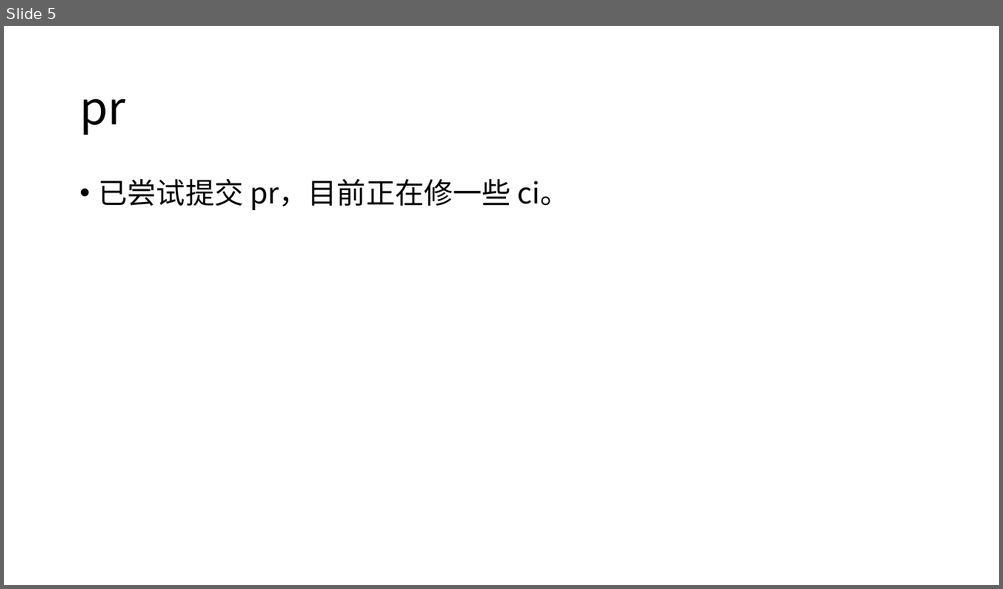
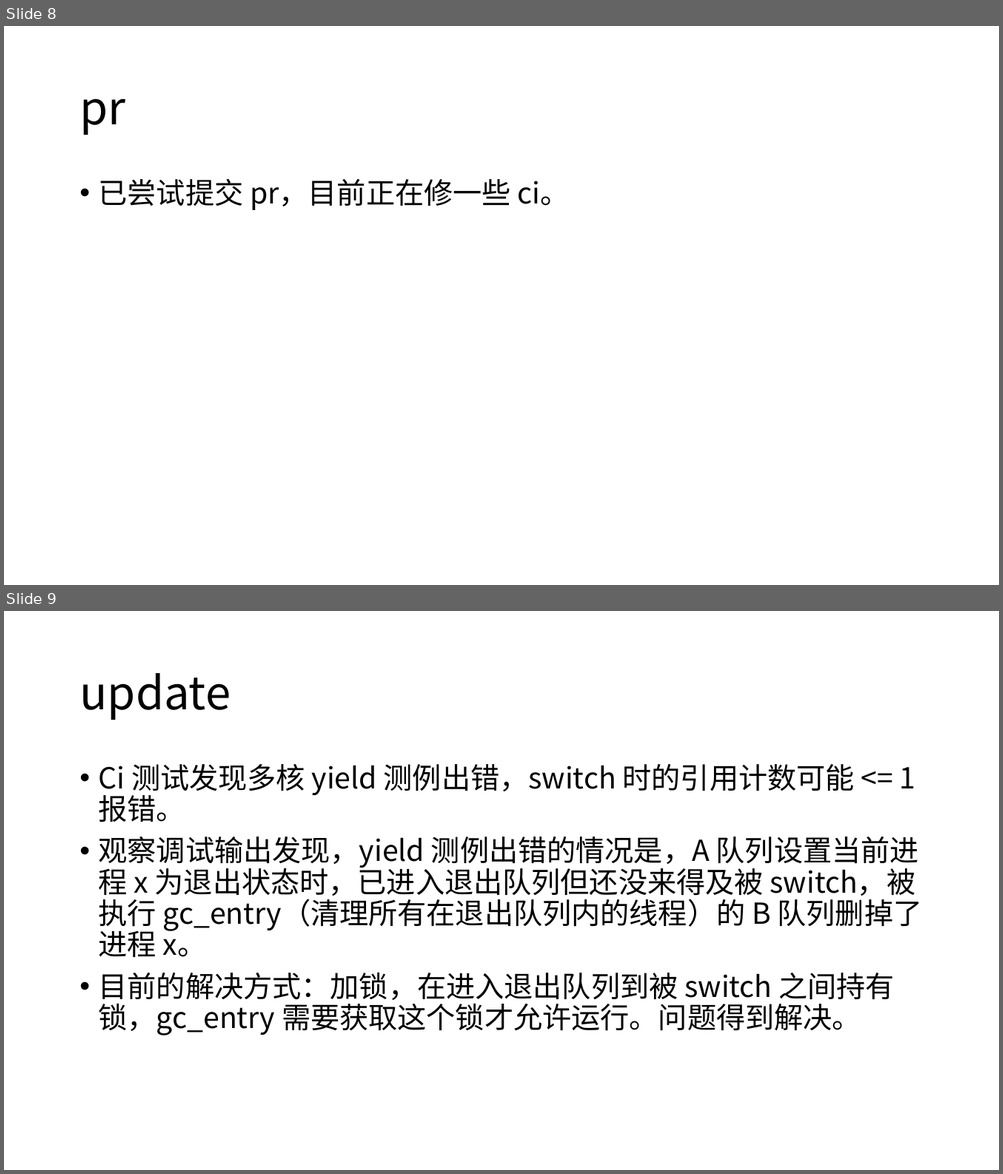
Before and after one commit to 131131yhx/arceos, a slide deck: report/进展 6.4.pptx. Shown one above the other, each under a label of ours: slide 5 before the commit, slides 8 and 9 after it. The pictures are 1003x589 and 1003x1174 pixels, drawn with LibreOffice and Linux fonts; fonts in the diff are those of the drawing. Boxes give left, top, right and bottom in pixels: in the first picture for what was removed or moved away, otherwise in the second. Text is boxed around its words. In the diff, an @@ line names an element or a change of style, - is before the commit and + after.

```diff
--- a/report/进展 6.4.pptx
+++ b/report/进展 6.4.pptx
@@ slide 9 added at box(4, 611, 999, 1170), background #FFFFFF @@
@@ title added at box(79, 673, 230, 720), 44 pt, text #000000 @@
+update
@@ text added at box(99, 764, 922, 1036), 28 pt, text #000000 @@
+• Ci 测试发现多核 yield 测例出错，switch 时的引用计数可能 <= 1 报错。
+• 观察调试输出发现，yield 测例出错的情况是，A 队列设置当前进程 x 为退出状态时，已进入退出队列但还没来得及被 switch，被执行 gc_entry（清理所有在退出队列内的线程）的 B 队列删掉了进程 x。
+• 目前的解决方式：加锁，在进入退出队列到被 switch 之间持有锁，gc_entry 需要获取这个锁才允许运行。问题得到解决。
@@ what was slide 5 is now slide 8 @@
```
Also in this commit, not shown: 1 slide changed, 3 other slides added.
